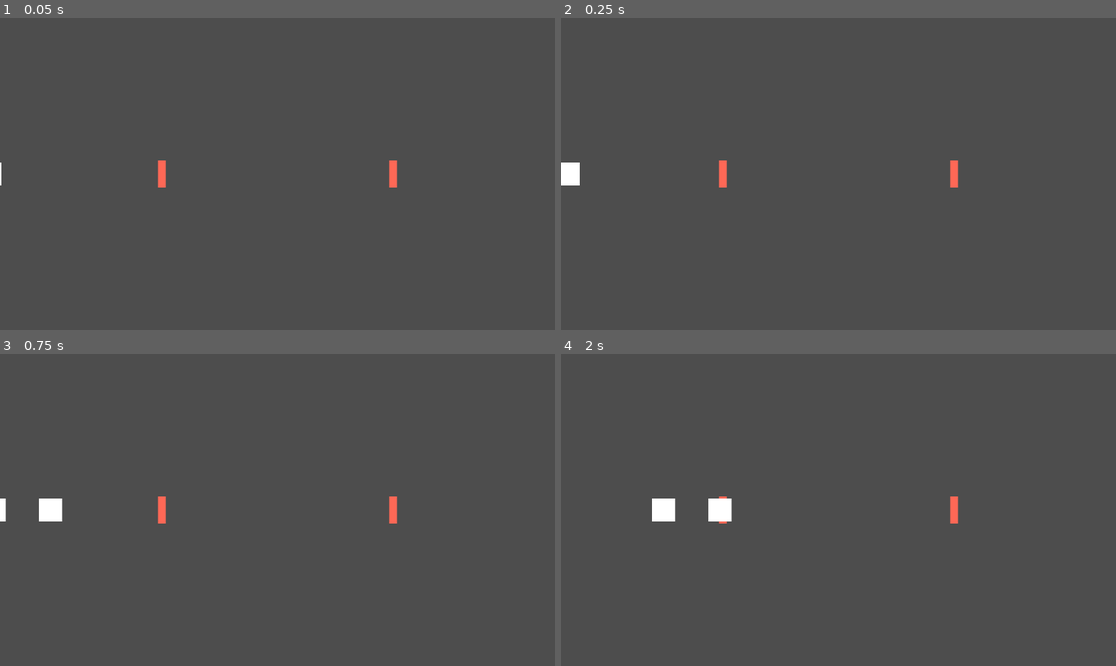
Above: before the commit, frames 1-4 (two rows, left to right).
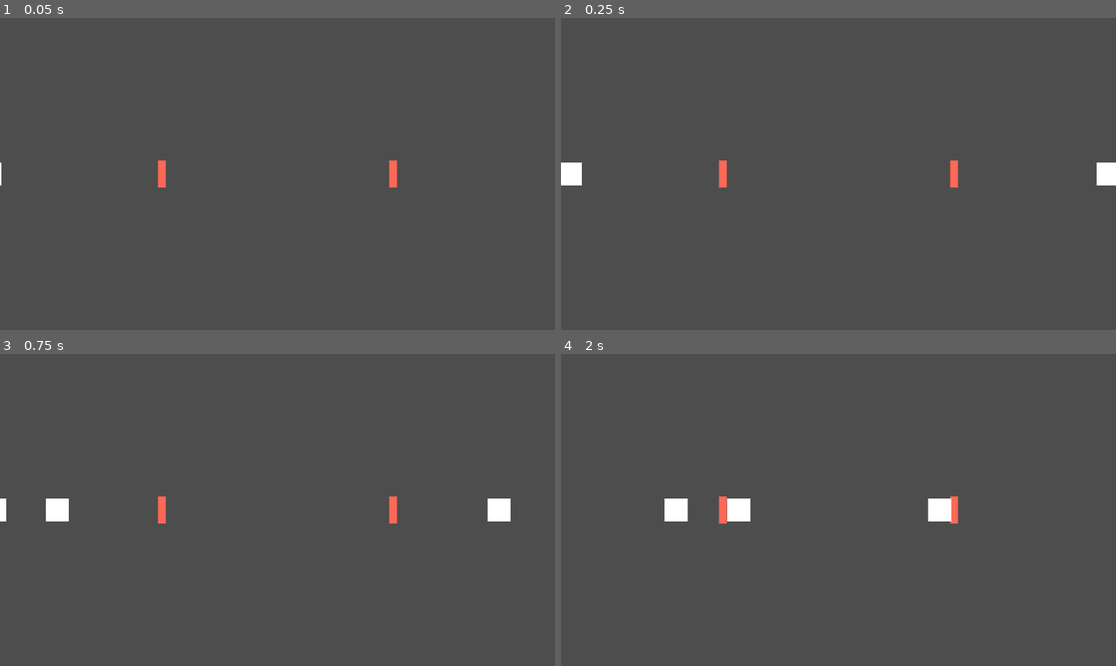
Above: after the commit, the same moments.

Repository: Javachup/godot-prototypes
Game: Godot game, scene res://Scenes/game.tscn
Same seed, same stepped clock (60 frames per second), same inputs: the game is played once before the commit and once after it. Sound files missing from this copy of the repository are replaced by a short silence.
Inputs:
- Up to frame 1 (0.05 s): no input
- Up to frame 2 (0.25 s): no input
- Up to frame 3 (0.75 s): no input
- Up to frame 4 (2 s): no input

Frame 1 is identical in both runs. In frame 2, 0.3% of the frame differs, in the area x 3-100%, y 46-54%; in frame 3, 0.5%; in frame 4, 1.2%, in the area x 16-71%, y 46-54%.

Commit message:
Connects time for the path to the track speed

Diff:
--- a/RhythmPrototype/Resources/Songs/Sunflower.tres
+++ b/RhythmPrototype/Resources/Songs/Sunflower.tres
@@ -7,6 +7,11 @@
 [sub_resource type="Resource" id="Resource_0t4wb"]
 script = ExtResource("1_7mcg1")
 track = 0
+beat = 0
+
+[sub_resource type="Resource" id="Resource_q6xmt"]
+script = ExtResource("1_7mcg1")
+track = 1
 beat = 0
 
 [sub_resource type="Resource" id="Resource_ga8di"]
@@ -25,5 +30,5 @@
 beats_per_measure = null
 start_delay = 1.319
 stream = ExtResource("1_ees60")
-num_tracks = 1
-notes = Array[ExtResource("1_7mcg1")]([SubResource("Resource_0t4wb"), SubResource("Resource_ga8di"), SubResource("Resource_2rvom")])
+num_tracks = 2
+notes = Array[ExtResource("1_7mcg1")]([SubResource("Resource_0t4wb"), SubResource("Resource_q6xmt"), SubResource("Resource_ga8di"), SubResource("Resource_2rvom")])
--- a/RhythmPrototype/Scripts/conductor.gd
+++ b/RhythmPrototype/Scripts/conductor.gd
@@ -29,6 +29,7 @@
 ## song_to_load is the song that will be loaded[br]
 ## beat_callbacks are called when the song is beat_wait_times seconds away from the target beat for a given track[br]
 ## The size of beat_callbacks and beat_wait_times should be equal to song_to_play.num_tracks
+## All beat_callbacks needs to take 1 int as an argument (for the intended beat)
 func load_song(song_to_load:Song, beat_callbacks:Array[Callable], beat_wait_times:Array[float]):
 	if (song_to_load == null):
 		printerr("song_to_load is null!")
@@ -70,8 +71,9 @@
 func get_time_of_beat(beat:int) -> float:
 	return beat * seconds_per_beat
 
-# beat_callback is called when there is time_until_beat seconds until a beat
-# After beat_callback is called, a beat will happen exactly time_until_beat seconds later
+## beat_callback is called when there is time_until_beat seconds until a beat
+## After beat_callback is called, a beat will happen exactly time_until_beat seconds later
+## beat_callback needs to take 1 int as an argument (for the intended beat)
 func add_predict_beat(beat_callback:Callable, beat:int, time_until_beat:float) -> int:
 	if playing:
 		printerr("Trying to add prediction while playing!")
--- a/RhythmPrototype/Scripts/game_manager.gd
+++ b/RhythmPrototype/Scripts/game_manager.gd
@@ -2,14 +2,18 @@
 
 @onready var conductor = %Conductor
 @onready var track = $Track
+@onready var track_2 = $Track2
 
 @export var song:Song
 
 var temp:Array[Callable] = []
-var temp2:Array[float] = [2.0]
+var temp2:Array[float] = []
 
 func _ready():
 	temp.append(track.spawn_note)
+	temp.append(track_2.spawn_note)
+	temp2.append(track.path_time)
+	temp2.append(track_2.path_time)
 	conductor.load_song(song, temp, temp2)
 	conductor.start_song()
 
--- a/RhythmPrototype/Scripts/track.gd
+++ b/RhythmPrototype/Scripts/track.gd
@@ -6,6 +6,13 @@
 @export var note:PackedScene
 @export_range(0,1) var button_position := 0.9
 @export var input_name:String
+@export var note_speed := 200.0
+
+var path_length:float :
+	get: return curve.get_baked_length() * button_position
+
+var path_time:float :
+	get: return path_length / note_speed
 
 var notes:Array[Note] = []
 
@@ -17,10 +24,11 @@
 
 func spawn_note(beat:int):
 	var temp = note.instantiate() as Note
-	temp.path_length = curve.get_baked_length() * button_position
+	temp.path_length = path_length
 	temp.on_path_end.connect(_note_missed)
 
-	temp.time_to_end = 2 #TODO: Remove this :)
+	print(path_time)
+	temp.time_to_end = path_time
 	temp.intended_beat = beat
 
 	add_child(temp)
Not shown: 1 places in RhythmPrototype/Resources/Songs/Sunflower.tres that only renumber resources
